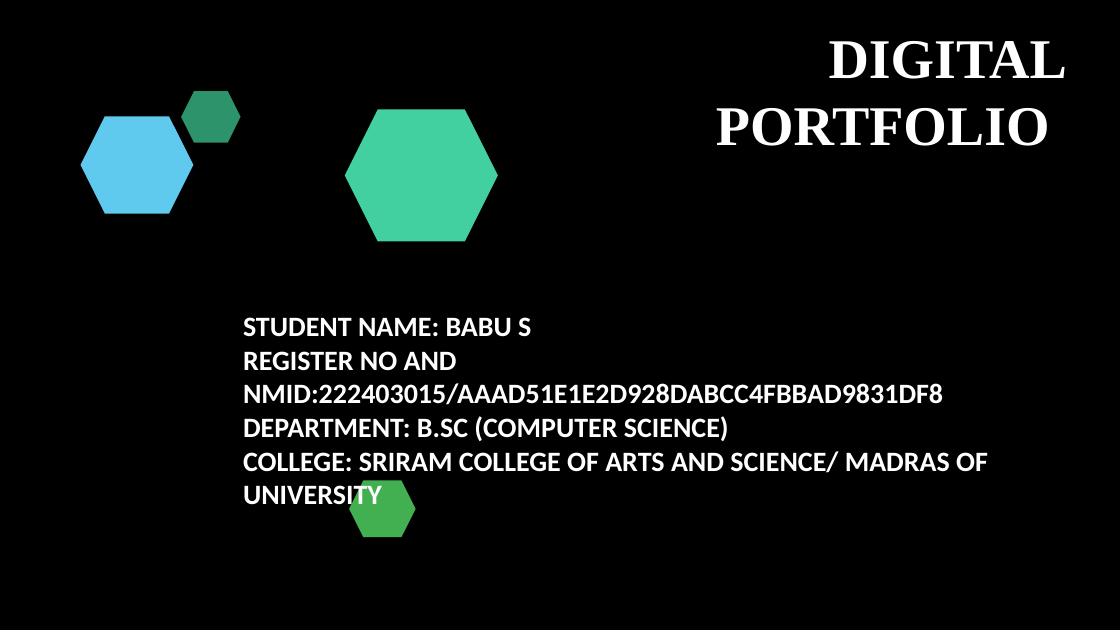
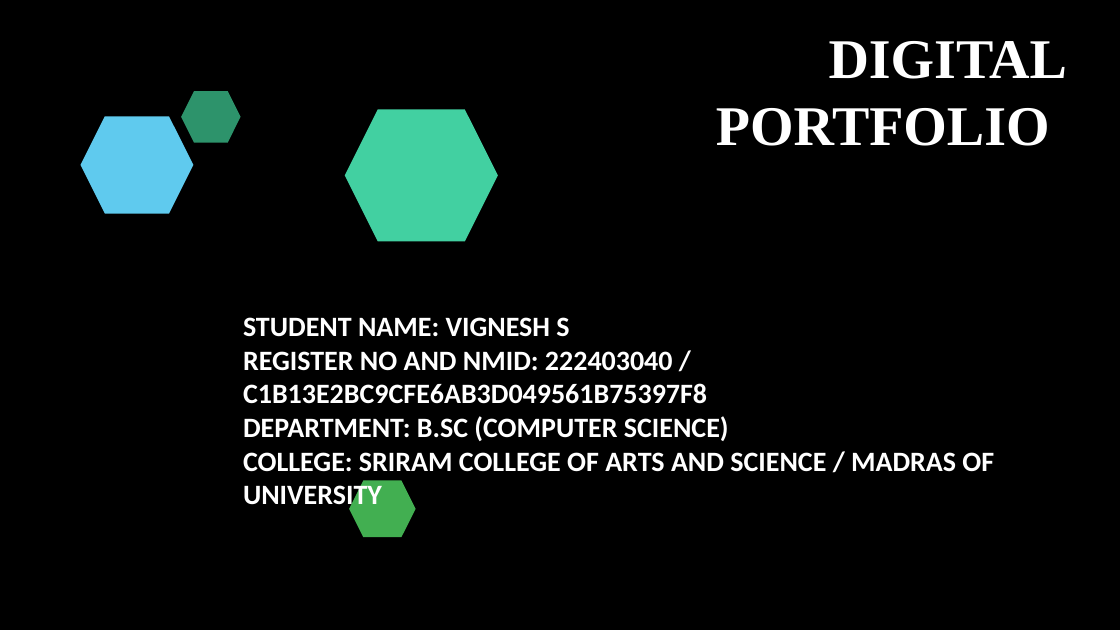
Before and after one commit to vigneshs60342-art/DIGITAL-PORTFOLIO, a slide deck: slide 1 of final project.pdf.pptx. Drawn at 1120x630 pixels with LibreOffice and Linux fonts; fonts in the diff are those of the drawing; background and template pictures are left out. Boxes give left, top, right and bottom in pixels: in the first picture for what was removed or moved away, otherwise in the second. Text is boxed around its words. In the diff, an @@ line names an element or a change of style, - is before the commit and + after.

```diff
--- a/final project.pdf.pptx
+++ b/final project.pdf.pptx
@@ text at (243,317,707,404): text changed @@
-STUDENT NAME: BABU S
-REGISTER NO AND NMID:222403015/AAAD51E1E2D928DABCC4FBBAD9831DF8
+STUDENT NAME: VIGNESH S
+REGISTER NO AND NMID: 222403040 / C1B13E2BC9CFE6AB3D049561B75397F8
@@ text at (243,452,994,511): spaces changed @@
-COLLEGE: SRIRAM COLLEGE OF ARTS AND SCIENCE/ MADRAS OF UNIVERSITY
+COLLEGE: SRIRAM COLLEGE OF ARTS AND SCIENCE / MADRAS OF UNIVERSITY
```
Also in this commit, not shown: 2 other slides changed, 5 other files.
